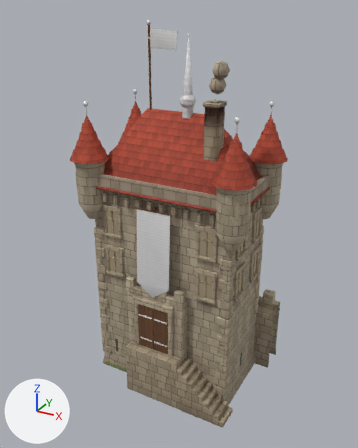
Renders of the glTF model public/themes/medieval-castle-v2/models/castle/keep.glb from each side of a commit.
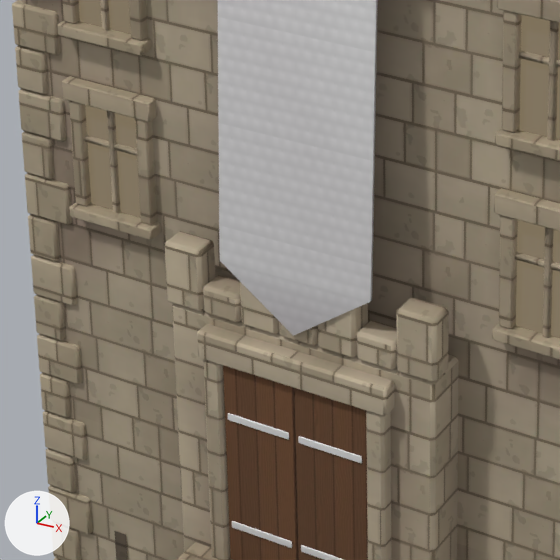
The first picture shows the older version from a camera (50 mm lens) standing at (9.59, -17.43, 16.24) and looking at (0.04, -0.06, 7.56). The close-ups show the older and then the newer version on the part from 26% to 58% of the width and 51% to 77% of the height of that picture. Only the edits that show in the close-ups are written down. The axes (+X, +Y, +Z) are drawn at lower left. The lights are the same throughout. Where no turn or scale is listed for an object, it has been applied to the vertices. Vertices at exactly the same position are counted once.

Script lines for the objects in view, before the commit:
```python
me_banner = bpy.data.meshes.new('banner')
me_banner.from_pydata(...)  # 10 vertices, 20 faces; spans x -0.76..0.76, y -0.21..0.04, z -3.79..0.0
me_banner.materials.append(mat_tint)
# before: 2 (0.76, -0.13, -3.25) at pixel (372, 299), 4 (0.76, -0.17, -3.24) at pixel (370, 301), 6 (-0.75, -0.16, -3.25), 7 (-0.75, -0.2, -3.24) at pixel (219, 260)
me_castle_keep = bpy.data.meshes.new('castle.keep')
me_castle_keep.from_pydata(...)  # 5998 vertices, 9832 faces; spans x -4.1..4.1, y -2.8..2.9, z 0.0..15.7
# faces by material slot: [8810, 42, 832, 68, 80]
me_castle_keep.materials.append(mat_stone)
me_castle_keep.materials.append(mat_glow)
me_castle_keep.materials.append(mat_roof)
me_castle_keep.materials.append(mat_timber)
me_castle_keep.materials.append(mat_trim)
me_great_door_a = bpy.data.meshes.new('great_door.a')
me_great_door_a.from_pydata(...)  # 56 vertices, 96 faces; spans x 0.0..0.74, y -0.05..0.04, z 0.01..2.15
# faces by material slot: [44, 52]
me_great_door_a.materials.append(mat_timber)
me_great_door_a.materials.append(mat_trim)
ob_banner = bpy.data.objects.new('banner', me_banner)
ob_banner.location = (0.0, -2.09, 8.81)
ob_castle_keep_mesh = bpy.data.objects.new('castle.keep.mesh', me_castle_keep)
ob_castle_keep_mesh.location = (0.0, 0.0, 0.0)
ob_great_door_a = bpy.data.objects.new('great_door.a', me_great_door_a)
ob_great_door_a.location = (-0.74, -2.28, 2.36)
# also in view: 'great_door.b' at (0.38, -2.29, 3.45)
```
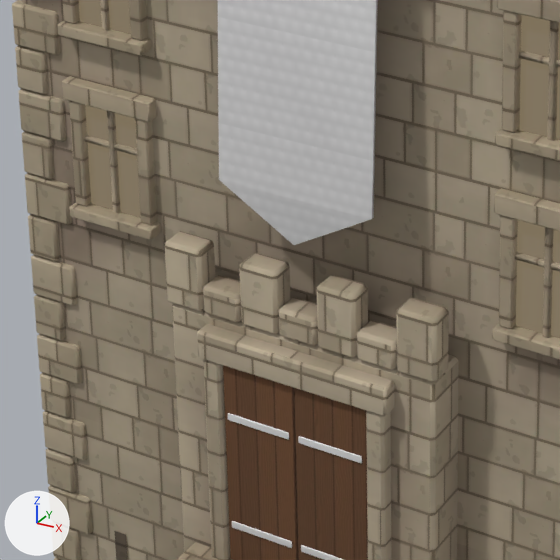
The edits, one by one:
me_banner is used by ob_banner; location (0.0, -2.09, 8.81).
me_banner had 10 vertices, 20 faces and spanned x -0.76..0.76, y -0.21..0.04, z -3.79..0.0.
me_banner now has 10 vertices, 20 faces and spans x -0.76..0.76, y -0.17..0.04, z -2.9..0.0.
Part 1, on me_banner:
Vertices 2, 4, 6, 7 of me_banner move by (0.0, 0.04, 0.79).
Vertex 8 of me_banner moves from (0.0, -0.17, -3.79) at pixel (295, 333) to (0.0, -0.13, -2.9) at pixel (296, 243).
Vertex 9 of me_banner moves from (0.0, -0.21, -3.79) at pixel (293, 335) to (0.0, -0.17, -2.9) at pixel (293, 245).

Where the change shows, as pixel boxes [x1, y1, x2, y2] in the close-ups (560 x 560 px):
'banner', reshaped
    before: [217, 0, 378, 336]
    after: [217, 0, 378, 245]
